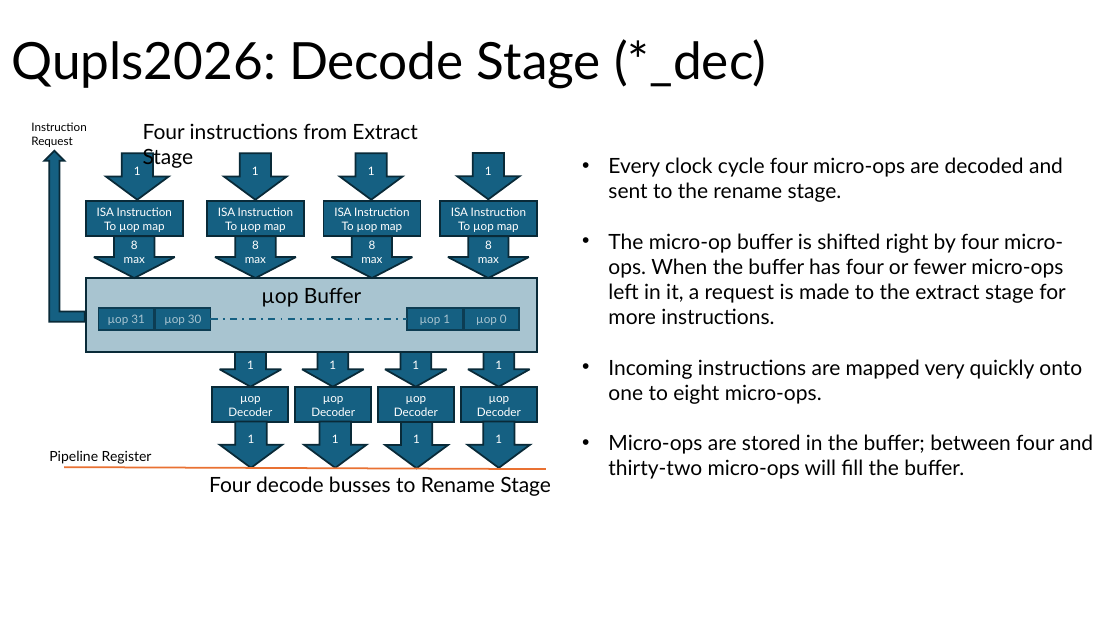
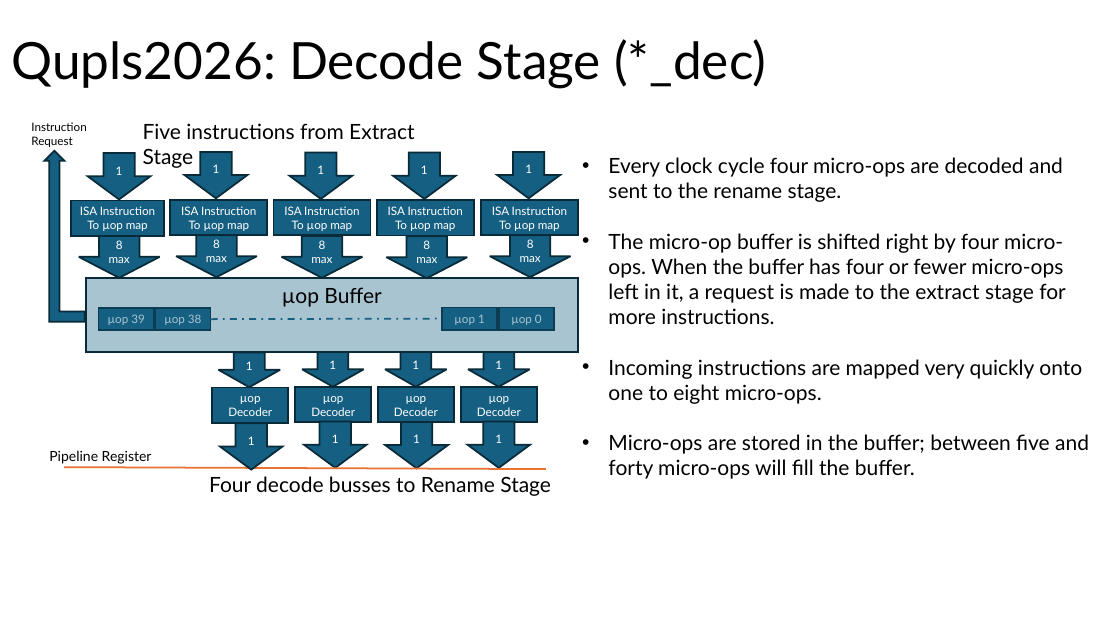
Before and after one commit to robfinch/Qupls, a slide deck: slide 3 of doc/Qupls2026.pptx. Drawn at 1120x630 pixels with LibreOffice and Linux fonts; fonts in the diff are those of the drawing. Boxes give left, top, right and bottom in pixels: in the first picture for what was removed or moved away, otherwise in the second. Text is boxed around its words. In the diff, an @@ line names an element or a change of style, - is before the commit and + after.

Commit message:
Qupls4 - update
- constant decoder
- docs

```diff
--- a/doc/Qupls2026.pptx
+++ b/doc/Qupls2026.pptx
@@ text at [143,123,414,168]: text changed @@
-Four instructions from Extract Stage
+Five instructions from Extract Stage
@@ down arrow "1": place and size @@
-down arrow "1" at [106,154,169,200]
+down arrow "1" at [87,153,150,199]
@@ down arrow added at [185,152,248,198], fill #156082, outline #092A39 1.5 pt, 10 pt, text #FFFFFF @@
+1
@@ rectangle "ISA Instruction To µop map": place and size @@
-rectangle "ISA Instruction To µop map" at [86,201,182,236]
+rectangle "ISA Instruction To µop map" at [71,201,164,236]
@@ rectangle added at [171,200,267,235], fill #156082, outline #092A39 1.5 pt, 10 pt, text #FFFFFF @@
+ISA Instruction To µop map
@@ 2 down arrows, 1 rectangle: place and size @@
-2 down arrows, 1 rectangle at [207,154,303,278]
+2 down arrows, 1 rectangle at [274,153,371,278]
@@ down arrow "8 max": place and size @@
-down arrow "8 max" at [94,236,175,278]
+down arrow "8 max" at [79,236,160,278]
@@ down arrow added at [176,235,257,277], fill #156082, outline #092A39 1.5 pt, 10 pt, text #FFFFFF @@
+8 max
@@ 2 down arrows, 1 rectangle: place and size @@
-2 down arrows, 1 rectangle at [323,154,420,278]
+2 down arrows, 1 rectangle at [377,153,474,278]
@@ 2 down arrows, 1 rectangle: place and size @@
-2 down arrows, 1 rectangle at [440,153,537,278]
+2 down arrows, 1 rectangle at [481,152,578,277]
@@ rectangle "µop Buffer": place and size @@
-rectangle "µop Buffer" at [86,278,537,352]
+rectangle "µop Buffer" at [86,278,578,352]
@@ text in rectangle at [108,314,145,325]: text changed @@
-µop 31
+µop 39
@@ text in rectangle at [164,314,202,325]: text changed @@
-µop 30
+µop 38
@@ line moved from (211, 319) - (408, 319) to (211, 319) - (442, 318) @@
@@ rectangle "µop 1": place and size @@
-rectangle "µop 1" at [408,308,463,331]
+rectangle "µop 1" at [442,308,497,330]
@@ rectangle "µop 0": place and size @@
-rectangle "µop 0" at [464,308,519,331]
+rectangle "µop 0" at [499,308,555,330]
@@ text at [608,434,1089,479]: text changed @@
-• Micro-ops are stored in the buffer; between four and thirty-two micro-ops will fill the buffer.
+• Micro-ops are stored in the buffer; between five and forty micro-ops will fill the buffer.
```
Also in this commit, not shown: 4 other slides changed, 18 other files.
